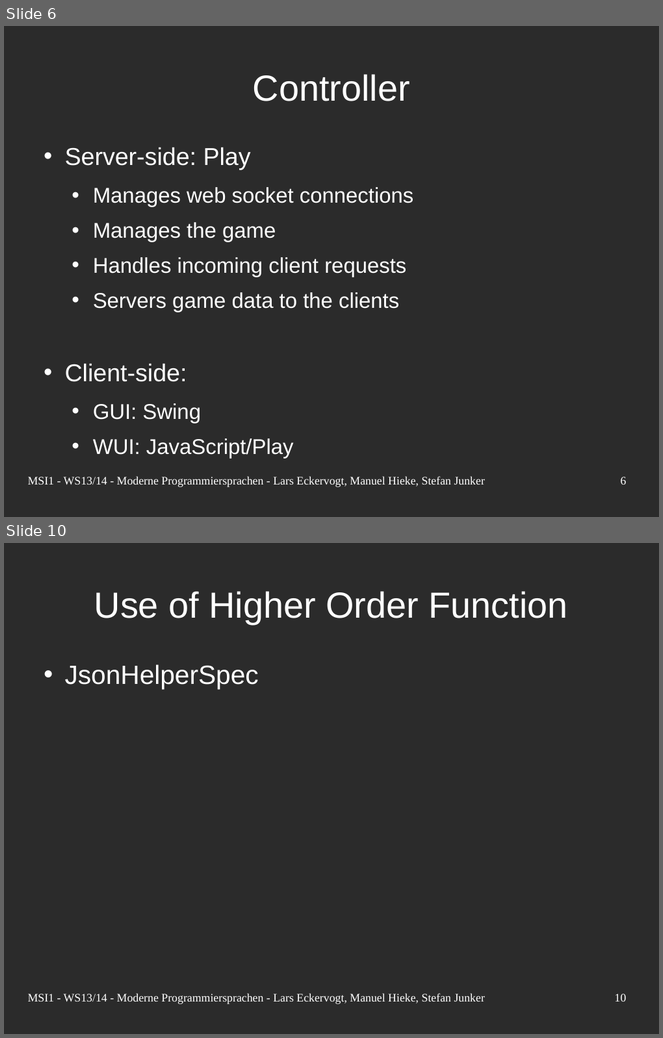
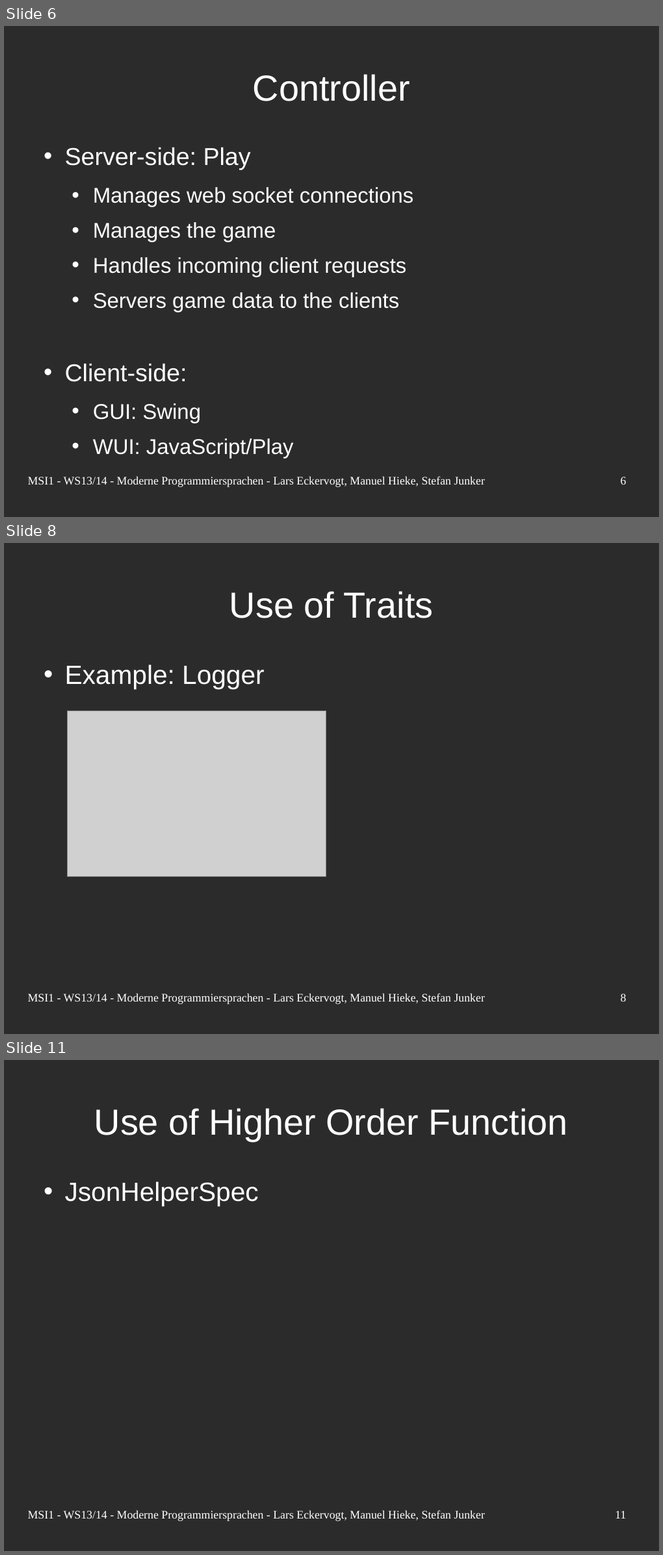
Before and after one commit to nerduel/TacZombie, a slide deck: doc/presentation/Presentation.odp. Shown one above the other, each under a label of ours: slides 6 and 10 before the commit, slides 6, 8 and 11 after it; the slides between them are not shown. The pictures are 663x1038 and 663x1555 pixels, drawn with LibreOffice and Linux fonts; fonts in the diff are those of the drawing; grey boxes stand for pictures; background and template pictures are left out; a plain dark background stands for a picture behind light text. Boxes give left, top, right and bottom in pixels: in the first picture for what was removed or moved away, otherwise in the second. Text is boxed around its words. In the diff, an @@ line names an element or a change of style, - is before the commit and + after.

```diff
--- a/doc/presentation/Presentation.odp
+++ b/doc/presentation/Presentation.odp
@@ slide 8 added at bbox=[4, 543, 659, 1034], background picture (left out) @@
@@ title added at bbox=[230, 591, 434, 618], 44 pt, text #FFFFFF @@
+Use of Traits
@@ text added at bbox=[65, 665, 265, 689], 32 pt, text #FFFFFF @@
+• Example: Logger
@@ picture added at bbox=[68, 711, 326, 876] @@
@@ text added at bbox=[28, 993, 485, 1005], 14 pt, text #FFFFFF @@
+MSI1 - WS13/14 - Moderne Programmiersprachen - Lars Eckervogt, Manuel Hieke, Stefan Junker
@@ page number added at bbox=[621, 994, 627, 1002], 14 pt, text #FFFFFF @@
+8
@@ what was slide 10 is now slide 11 @@
@@ page number at bbox=[615, 1511, 626, 1519]: text changed @@
-10
+11
```
Also in this commit, not shown: 4 slides changed, 2 other slides added, 1 other file.
